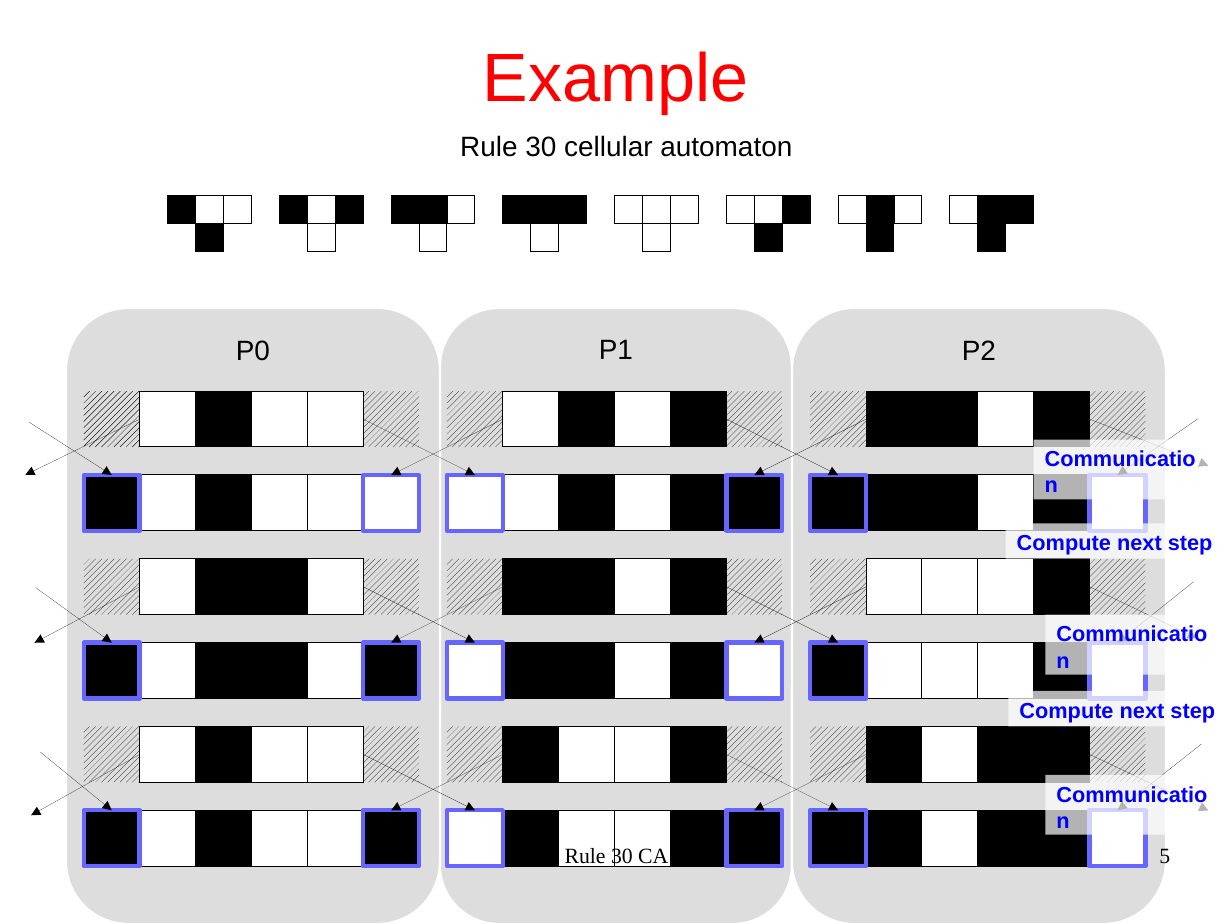
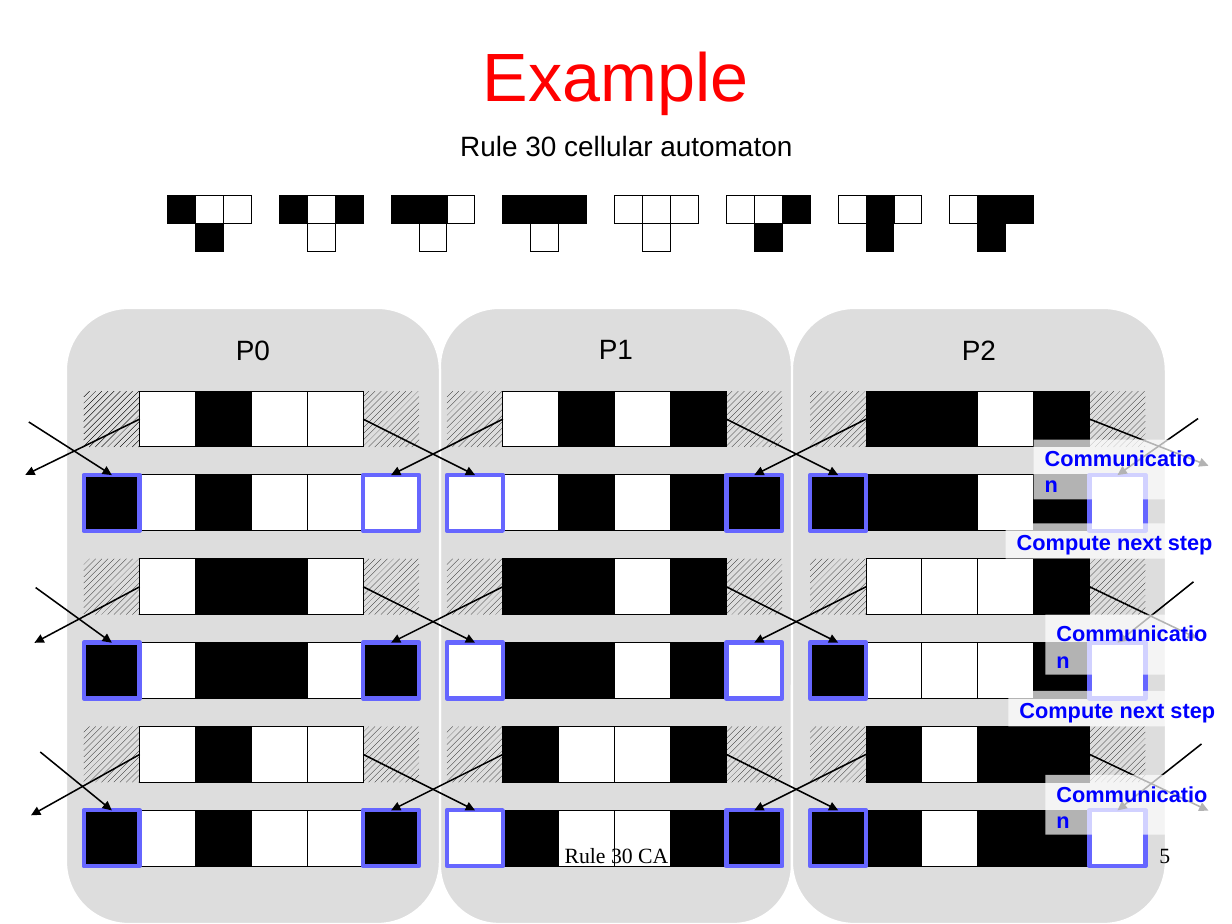
Before and after one commit to mmarzolla/parallel-etudes, a slide deck: slide 5 of mpi-rule30.odp. Drawn at 1232x924 pixels with LibreOffice and Linux fonts; fonts in the diff are those of the drawing. Boxes give left, top, right and bottom in pixels: in the first picture for what was removed or moved away, otherwise in the second. Text is boxed around its words. In the diff, an @@ line names an element or a change of style, - is before the commit and + after.

```diff
--- a/mpi-rule30.odp
+++ b/mpi-rule30.odp
@@ arrow (140, 419) - (26, 475): stroke #000000 0 pt to #000000 0.99 pt @@
@@ arrow (363, 419) - (475, 475): stroke #000000 0 pt to #000000 0.99 pt @@
@@ arrow (503, 419) - (391, 475): stroke #000000 0 pt to #000000 0.99 pt @@
@@ arrow (727, 419) - (838, 475): stroke #000000 0 pt to #000000 0.99 pt @@
@@ arrow (866, 419) - (755, 475): stroke #000000 0 pt to #000000 0.99 pt @@
@@ arrow (1090, 419) - (1209, 466): stroke #000000 0 pt to #000000 0.99 pt @@
@@ arrow (1198, 418) - (1118, 475): stroke #000000 0 pt to #000000 0.99 pt @@
@@ arrow (29, 423) - (112, 475): stroke #000000 0 pt to #000000 0.99 pt @@
@@ arrow (140, 587) - (35, 643): stroke #000000 0 pt to #000000 0.99 pt @@
@@ arrow (36, 588) - (112, 643): stroke #000000 0 pt to #000000 0.99 pt @@
@@ arrow (363, 587) - (475, 643): stroke #000000 0 pt to #000000 0.99 pt @@
@@ arrow (503, 587) - (391, 643): stroke #000000 0 pt to #000000 0.99 pt @@
@@ arrow (727, 587) - (838, 643): stroke #000000 0 pt to #000000 0.99 pt @@
@@ arrow (866, 587) - (755, 643): stroke #000000 0 pt to #000000 0.99 pt @@
@@ arrow (1090, 587) - (1197, 638): stroke #000000 0 pt to #000000 0.99 pt @@
@@ arrow (1194, 582) - (1118, 643): stroke #000000 0 pt to #000000 0.99 pt @@
@@ arrow (1202, 745) - (1118, 811): stroke #000000 0 pt to #000000 0.99 pt @@
@@ arrow (140, 755) - (31, 815): stroke #000000 0 pt to #000000 0.99 pt @@
@@ arrow (40, 752) - (112, 811): stroke #000000 0 pt to #000000 0.99 pt @@
@@ arrow (363, 755) - (475, 811): stroke #000000 0 pt to #000000 0.99 pt @@
@@ arrow (503, 755) - (391, 811): stroke #000000 0 pt to #000000 0.99 pt @@
@@ arrow (727, 755) - (838, 811): stroke #000000 0 pt to #000000 0.99 pt @@
@@ arrow (866, 755) - (755, 811): stroke #000000 0 pt to #000000 0.99 pt @@
@@ arrow (1090, 755) - (1209, 811): stroke #000000 0 pt to #000000 0.99 pt @@
```
Also in this commit, not shown: 1 other file.
